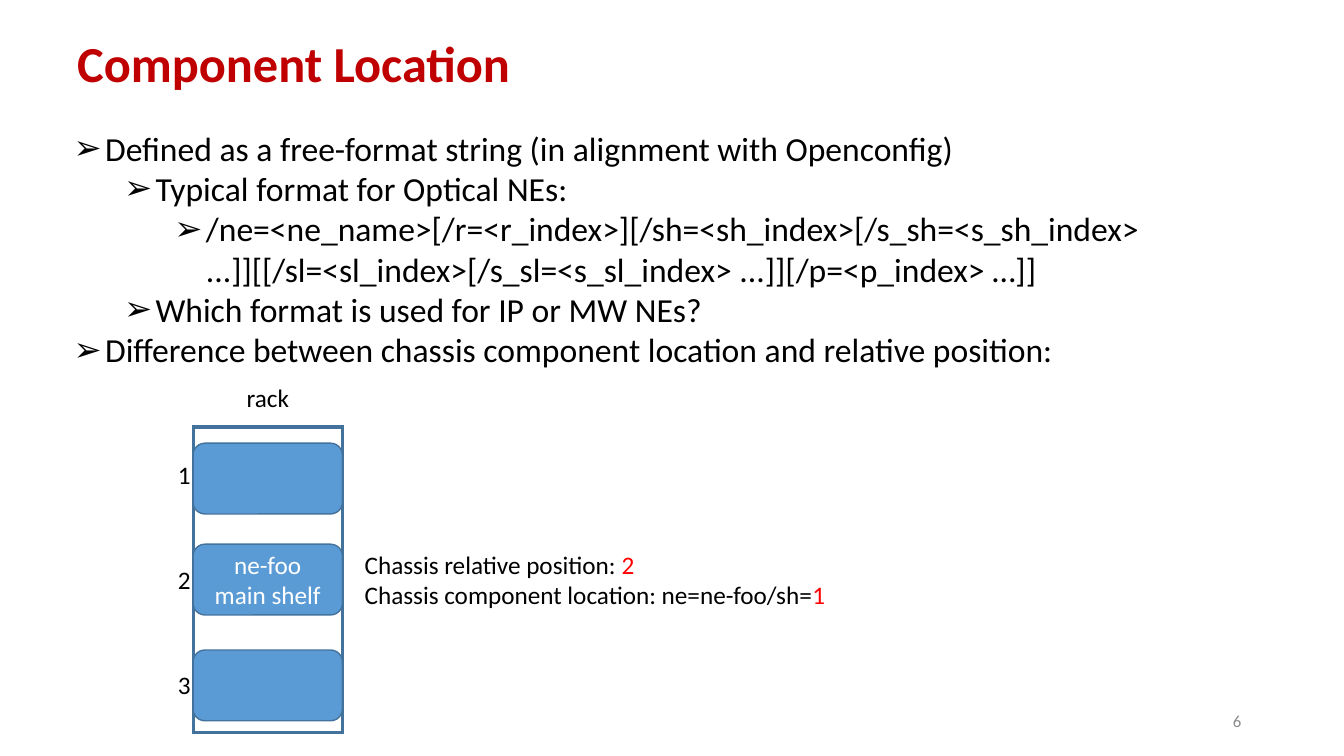
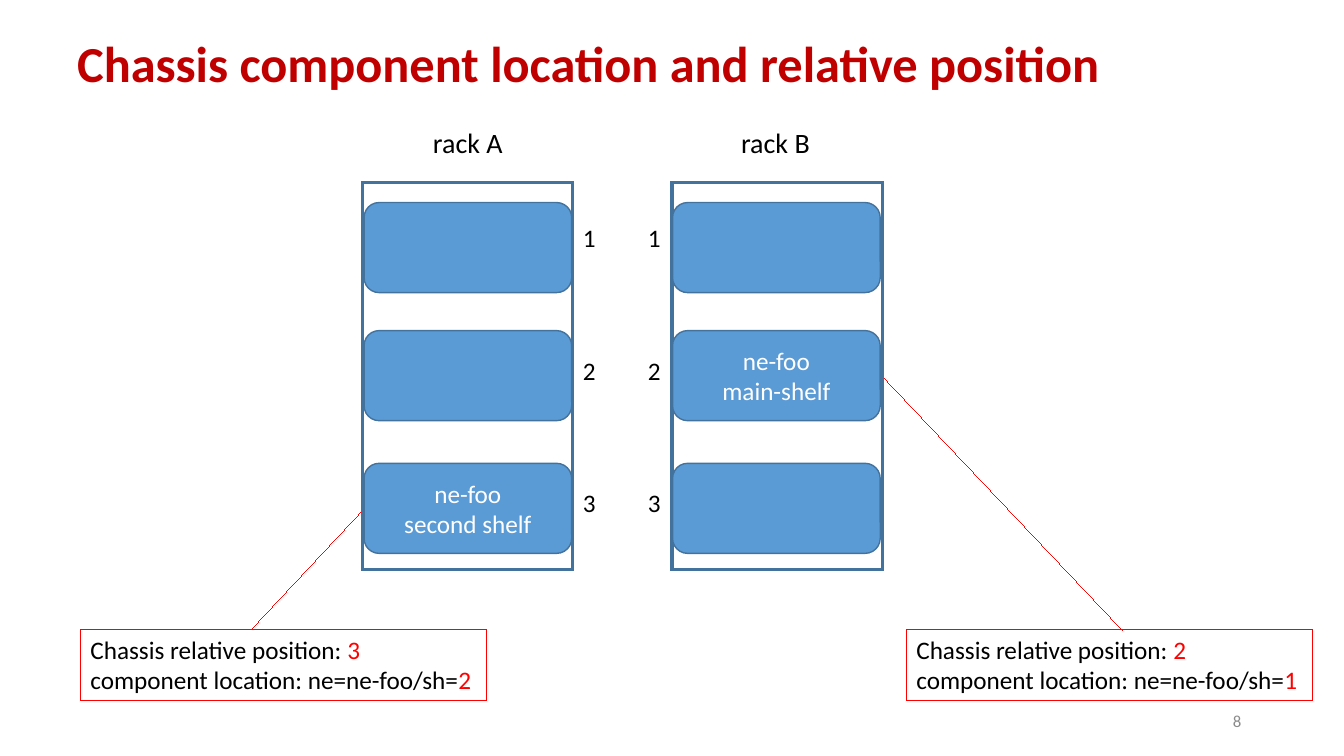
Before and after one commit to ietf-ccamp-wg/ietf-network-inventory, a slide deck: slide 8 of presentations/slides-116-ccamp-network-inventory-yang.pptx (slide 6 before the commit). Drawn at 1344x756 pixels with LibreOffice and Linux fonts; fonts in the diff are those of the drawing. Boxes give left, top, right and bottom in pixels: in the first picture for what was removed or moved away, otherwise in the second. Text is boxed around its words. In the diff, an @@ line names an element or a change of style, - is before the commit and + after.

```diff
--- a/presentations/slides-116-ccamp-network-inventory-yang.pptx
+++ b/presentations/slides-116-ccamp-network-inventory-yang.pptx
@@ text at <box>77,46,1099,90</box>: text changed @@
-Component Location
+Chassis component location and relative position
@@ text removed at <box>105,136,1139,368</box> @@
-➢ Defined as a free-format string (in alignment with Openconfig)
-  ➢ Typical format for Optical NEs:
-    ➢ /ne=<ne_name>[/r=<r_index>][/sh=<sh_index>[/s_sh=<s_sh_index> ...]][[/sl=<sl_index>[/s_sl=<s_sl_index> ...]][/p=<p_index> …]]
-  ➢ Which format is used for IP or MW NEs?
-➢ Difference between chassis component location and relative position:
@@ text at <box>433,133,502,153</box>: text changed; size 18 to 20 pt @@
-rack
+rack A
@@ text added at <box>741,133,810,153</box>, 20 pt, text #000000 @@
+rack B
@@ rectangle added at <box>363,182,574,570</box>, outline #43739E 2.25 pt @@
@@ rounded rectangle added at <box>364,203,572,292</box>, fill #5B9BD5, outline #43739E 1 pt @@
@@ rectangle added at <box>673,182,883,570</box>, outline #43739E 2.25 pt @@
@@ rounded rectangle added at <box>673,203,880,292</box>, fill #5B9BD5, outline #43739E 1 pt @@
@@ text "1": place and size @@
-text "1" at <box>178,467,191,484</box>
+text "1" at <box>583,230,596,247</box>
@@ text added at <box>648,230,661,247</box>, 18 pt, text #000000 @@
+1
@@ rounded rectangle added at <box>364,331,572,420</box>, fill #5B9BD5, outline #43739E 1 pt @@
@@ text "2": place and size @@
-text "2" at <box>178,572,191,589</box>
+text "2" at <box>583,363,596,380</box>
@@ rounded rectangle "ne-foo": place and size @@
-rounded rectangle "ne-foo" at <box>194,544,343,615</box>
+rounded rectangle "ne-foo" at <box>673,331,880,420</box>
@@ text added at <box>648,363,661,380</box>, 18 pt, text #000000 @@
+2
@@ text in rounded rectangle at <box>722,382,830,400</box>: text changed @@
-main shelf
+main-shelf
@@ rectangle removed at <box>194,427,343,733</box> @@
@@ rounded rectangle removed at <box>194,444,343,514</box> @@
@@ rounded rectangle added at <box>364,464,572,554</box>, fill #5B9BD5, outline #43739E 1 pt, 18 pt, text #FFFFFF @@
+ne-foo
+second shelf
@@ rounded rectangle added at <box>673,464,880,554</box>, fill #5B9BD5, outline #43739E 1 pt @@
@@ text "3": place and size @@
-text "3" at <box>178,677,191,694</box>
+text "3" at <box>583,495,596,512</box>
@@ text added at <box>648,495,661,512</box>, 18 pt, text #000000 @@
+3
@@ border callout added at <box>81,629,487,701</box>, outline #FF0000 0.75 pt, 18 pt, text #000000 @@
+Chassis relative position: 3
+component location: ne=ne-foo/sh=2
@@ border callout "Chassis relative position: 2": place and size @@
-border callout "Chassis relative position: 2" at <box>365,556,825,608</box>
+border callout "Chassis relative position: 2" at <box>906,629,1313,701</box>
@@ border callout "Chassis relative position: 2" at <box>906,629,1313,701</box>: outline none to #FF0000 0.75 pt @@
@@ rounded rectangle removed at <box>194,650,343,721</box> @@
@@ text in border callout at <box>916,671,1297,693</box>: text changed @@
-Chassis component location: ne=ne-foo/sh=1
+component location: ne=ne-foo/sh=1
@@ page number at <box>1233,715,1241,727</box>: text changed @@
-6
+8
```
Also in this commit, not shown: 5 other slides changed, 2 slides added.
